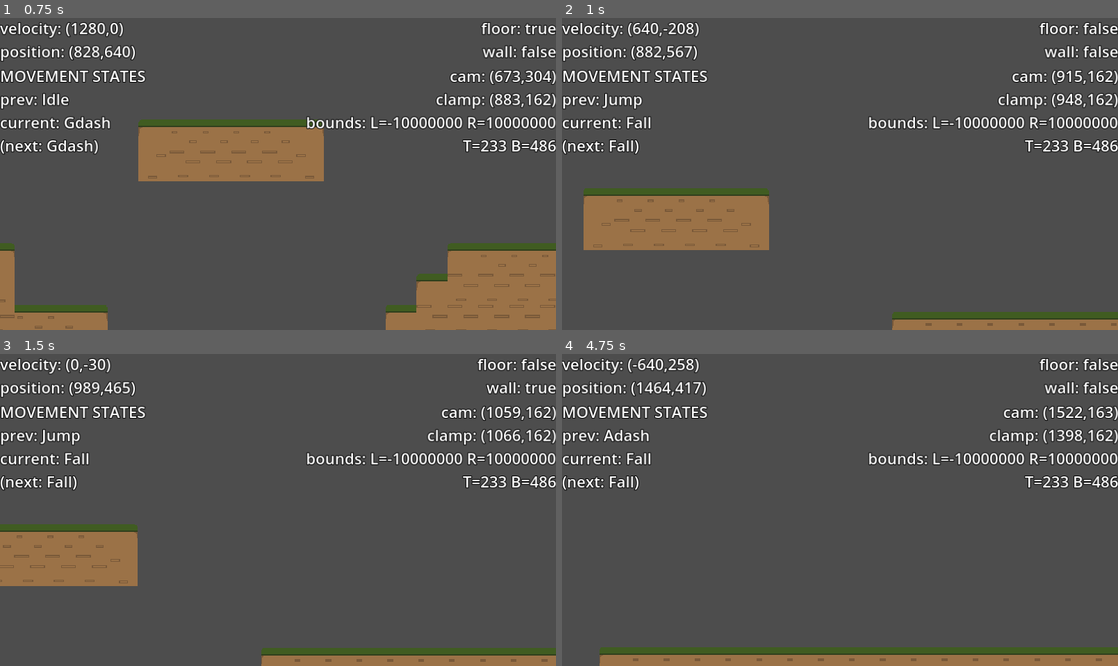
Above: before the commit, frames 1-4 (two rows, left to right).
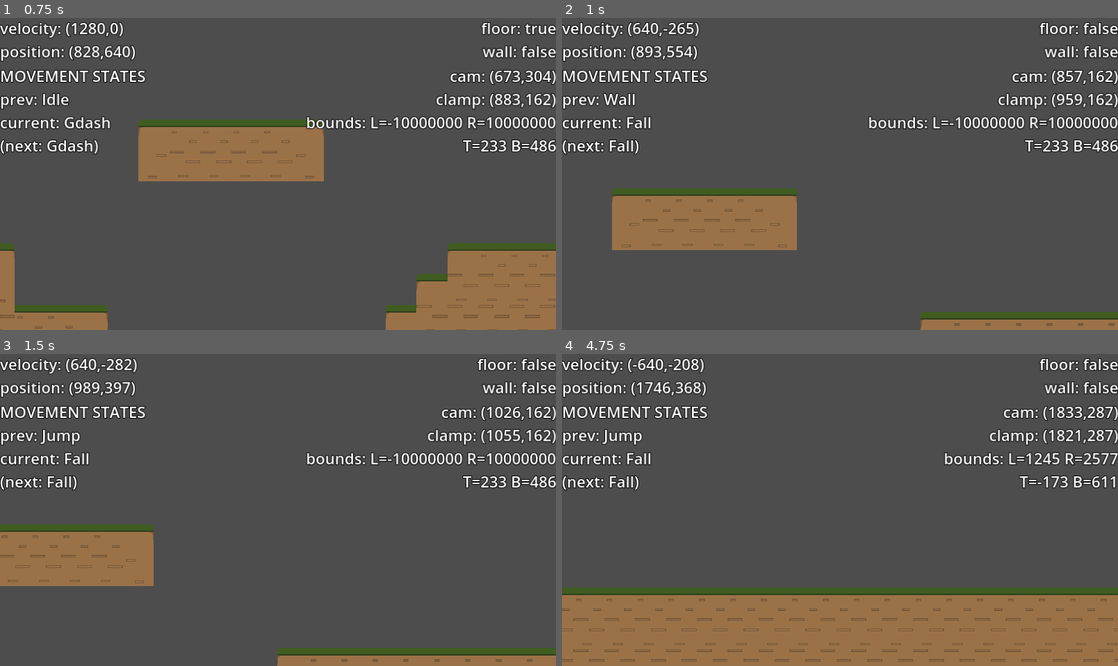
Above: after the commit, the same moments.

Repository: azylazide/untitled-hw-game-G4
Game: Godot game, scene res://src/levels/world.tscn
The game is run twice, just before and just after one commit, with the same random seed, the same clock (stepped at 60 frames per second) and the same inputs.
Inputs:
- Up to frame 1 (0.75 s): tap Enter (ui_accept) at 0.5 s; hold D (right) from 0.53 s (still down); hold X (dash) from 0.53 s (still down)
- Up to frame 2 (1 s): keep holding D (right); keep holding X (dash); tap Space (jump) at 0.77, 0.8 s
- Up to frame 3 (1.5 s): keep holding D (right); tap Space (jump) at 1.07, 1.35 s; release X (dash) at 1.28 s
- Up to frame 4 (4.75 s): tap Space (jump) at 1.52, 1.82, 2.3, 3.02, 3.32, 4.52 s; tap X (dash) at 1.55, 2.85, 4.35 s; release D (right) at 2.03 s; hold A (left) 2.03-2.78 s; hold X (dash) 2.03-2.78 s; hold D (right) 2.78-4.28 s; hold Space (jump) 3.53-4.28 s; hold A (left) from 4.28 s (still down)

Frame 1 is identical in both runs. In frame 2, 3.2% of the frame differs, in the area x 3-100%, y 1-100%; in frame 3, 2.2%; in frame 4, 25%, in the area x 0-100%, y 1-100%.

Commit message:
wall kick basically works

Diff:
--- a/src/actors/player.gd
+++ b/src/actors/player.gd
@@ -64,6 +64,7 @@
 var min_jump_force: float
 var fall_gravity: float
 var dash_force: float
+var wall_kick_force: float
 
 
 ## If on floor on current frame
@@ -99,6 +100,8 @@
 	speed = max_run_tile*Globals.TILE_UNITS
 
 	dash_force = Globals._dash_speed(dash_length,dash_time)
+
+	wall_kick_force = Globals._wall_kick(wall_kick_power,wall_kick_time)
 
 	face_direction = 1
 
@@ -248,7 +251,13 @@
 			on_floor = check_floor()
 			on_wall = check_wall()
 
-			#wallslide
+			if on_wall:
+				if dir != 0:
+					if wall_normal != Vector2.ZERO and dir*wall_normal.x < 0 and wall_cooldown_timer.is_stopped():
+						return Move.STATES.WALL
+					elif wall_normal.x == 0:
+						#edge case review later
+						pass
 
 			if on_floor:
 				return Move.STATES.IDLE
@@ -258,7 +267,8 @@
 		Move.STATES.JUMP:
 			_apply_gravity(delta)
 			var dir = get_direction()
-			velocity.x = speed*dir
+			if wall_jump_hold_timer.is_stopped():
+				velocity.x = speed*dir
 
 			was_on_floor = check_floor()
 			_apply_movement(dir)
@@ -313,9 +323,32 @@
 			return Move.STATES.ADASH
 
 		Move.STATES.WALL:
-			pass
-
-	return 0
+			#snap?
+			var dir = get_direction()
+			velocity.y += 0.1*fall_gravity*delta
+			velocity.y = min(velocity.y,0.5*max_fall_tile*Globals.TILE_UNITS)
+
+			was_on_floor = check_floor()
+			_apply_movement(dir)
+			on_floor = check_floor()
+			on_wall = check_wall()
+
+			if wall_slide_timer.is_stopped():
+					if dir*wall_normal.x > 0:
+						return Move.STATES.FALL
+
+			if on_floor:
+				face_direction = signf(wall_normal.x)
+				return Move.STATES.IDLE
+
+			if not on_wall:
+				face_direction = signf(wall_normal.x)
+				return Move.STATES.FALL
+
+			face_direction = signf(wall_normal.x)
+			return Move.STATES.WALL
+
+	return Move.NULL
 
 ## Clean up when transitioning out to
 func _exit_movement_state(delta: float, current: int) -> int:
@@ -336,10 +369,21 @@
 func _enter_jump() -> void:
 	match Move.previous:
 		Move.STATES.FALL:
-			#walljump
-
-			velocity.y = -jump_force*0.8
-
+			if on_wall:
+				if wall_normal != Vector2.ZERO and wall_cooldown_timer.is_stopped():
+					wall_jump_hold_timer.start()
+					face_direction = signf(wall_normal.x)
+					velocity.x = wall_kick_force*face_direction
+					velocity.y = -jump_force
+			else:
+				velocity.y = -jump_force*0.8
+		Move.STATES.GDASH:
+			velocity.y = -jump_force*1.2
+		Move.STATES.WALL:
+			wall_jump_hold_timer.start()
+			face_direction = signf(wall_normal.x)
+			velocity.x = wall_kick_force*face_direction
+			velocity.y = -jump_force
 		_:
 			velocity.y = -jump_force
 
@@ -357,6 +401,8 @@
 
 	else:
 		velocity.y += jump_gravity*delta
+
+	velocity.y = minf(velocity.y,max_fall_tile*Globals.TILE_UNITS)
 
 ## Apply movement and save the current direction
 func _apply_movement(dir: float) -> void:
@@ -407,7 +453,6 @@
 			if event.is_action_released("jump"):
 				if velocity.y < -min_jump_force:
 					velocity.y = -min_jump_force
-					#printt(velocity.y, "cut jump")
 					change_movement_state(Move.STATES.FALL)
 			if event.is_action_pressed("dash"):
 				if dash_cooldown_timer.is_stopped() and can_adash:
@@ -416,7 +461,9 @@
 			if event.is_action_pressed("jump"):
 				if velocity.y > 0:
 					jump_buffer_timer.start()
-				if can_ajump: #and not on wall
+				if on_wall:
+					change_movement_state(Move.STATES.JUMP)
+				elif not on_wall and can_ajump:
 					can_ajump = false
 					jump_buffer_timer.stop()
 					change_movement_state(Move.STATES.JUMP)
@@ -430,3 +477,9 @@
 			if event.is_action_pressed("dash"):
 				if dash_cooldown_timer.is_stopped():
 					change_movement_state(Move.STATES.GDASH)
+		Move.STATES.WALL:
+			if event.is_action_pressed("jump"):
+				change_movement_state(Move.STATES.JUMP)
+			if event.is_action_pressed("dash"):
+				face_direction = signf(wall_normal.x)
+				change_movement_state(Move.STATES.ADASH)
--- a/src/actors/player.tscn
+++ b/src/actors/player.tscn
@@ -23,6 +23,7 @@
 platform_floor_layers = 4294967277
 script = ExtResource("1_7v7v0")
 dash_length = 4.0
+wall_kick_power = 5.0
 max_run_tile = 10.0
 jump_height = 2.5
 min_jump_height = 0.8
